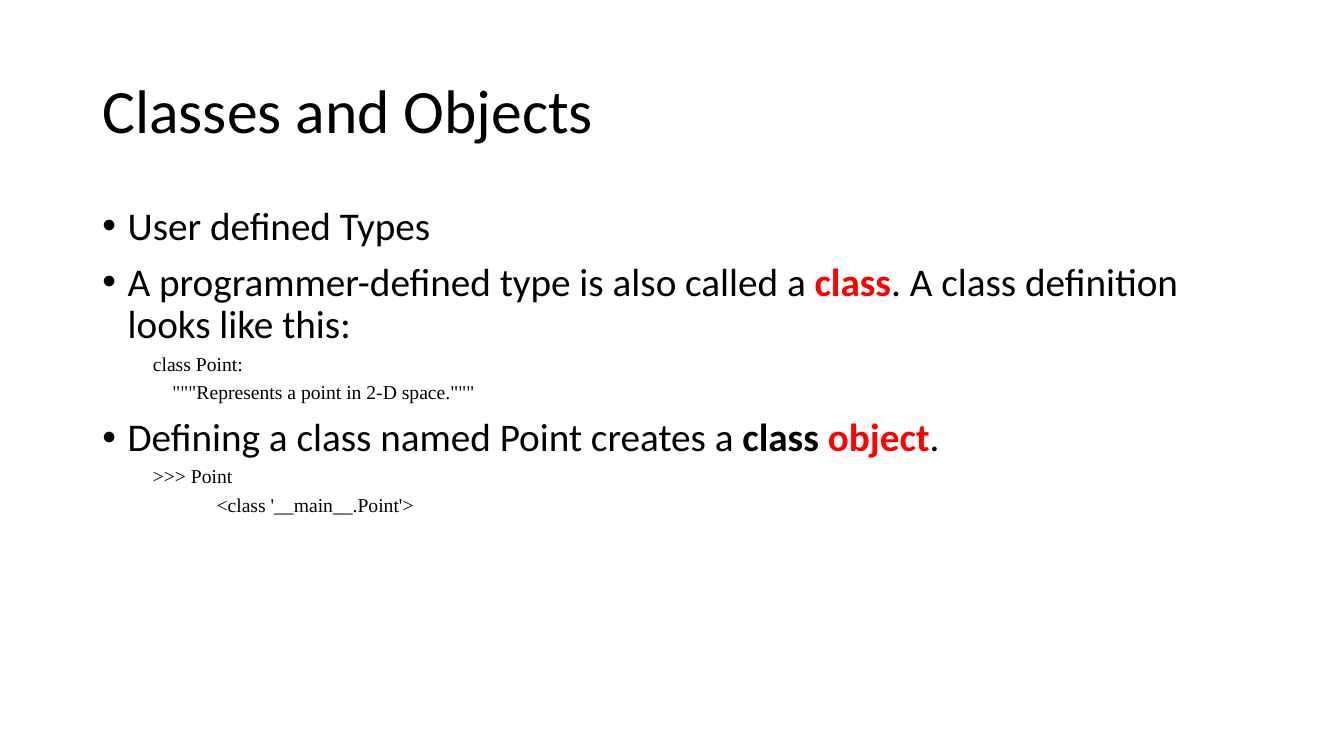
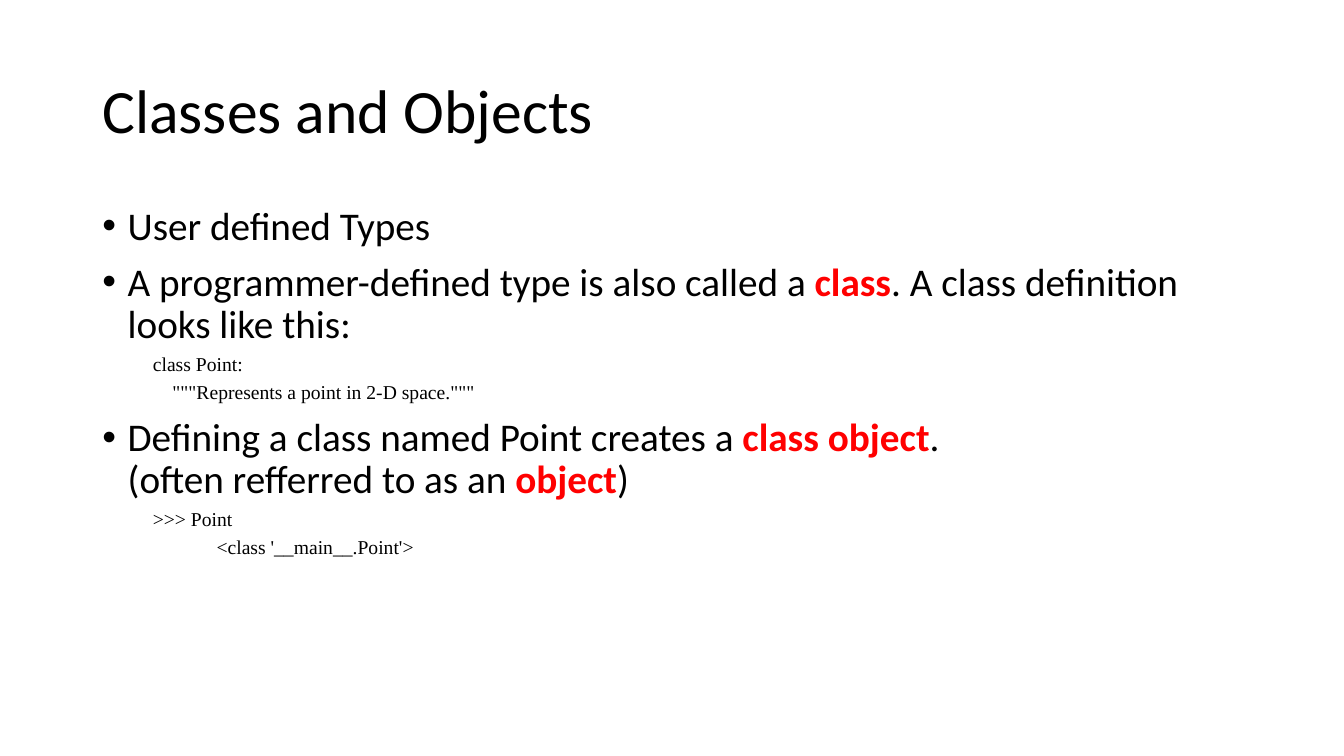
Before and after one commit to MobyAtTheo/PSG3, a slide deck: slide 20 of week05-ch15-21plus-pys.pptx. Drawn at 1344x756 pixels with LibreOffice and Linux fonts; fonts in the diff are those of the drawing. Boxes give left, top, right and bottom in pixels: in the first picture for what was removed or moved away, otherwise in the second. Text is boxed around its words. In the diff, an @@ line names an element or a change of style, - is before the commit and + after.

Commit message:
Typo / formatting correction for Ch15 code on slide. 	modified:   week05-ch15-21plus-pys.pptx

```diff
--- a/week05-ch15-21plus-pys.pptx
+++ b/week05-ch15-21plus-pys.pptx
@@ text at bbox=[128, 423, 940, 500]: text changed @@
-• Defining a class named Point creates a class object.
+• Defining a class named Point creates a class object.
+  (often refferred to as an object)
```
Also in this commit, not shown: 1 other slide changed.
